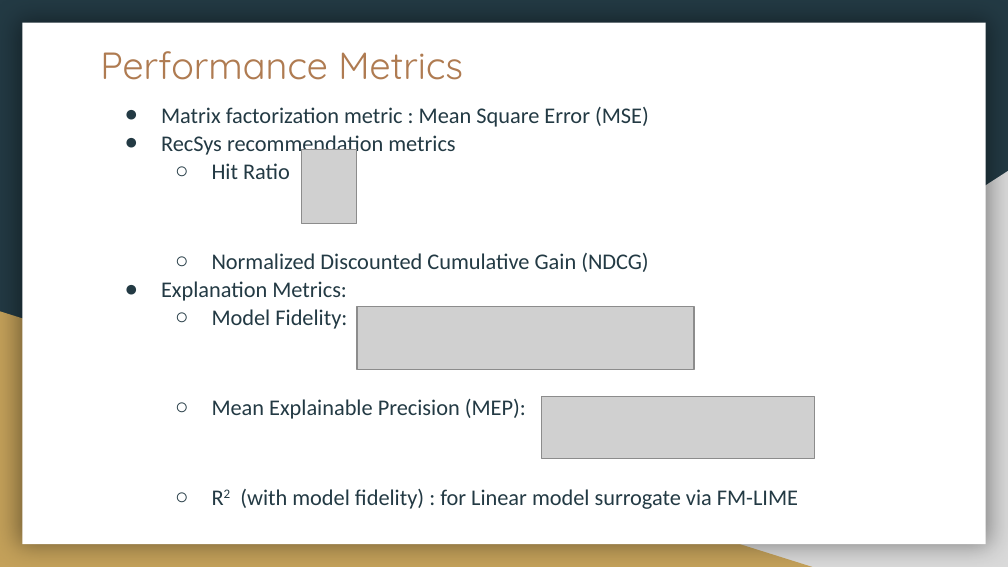
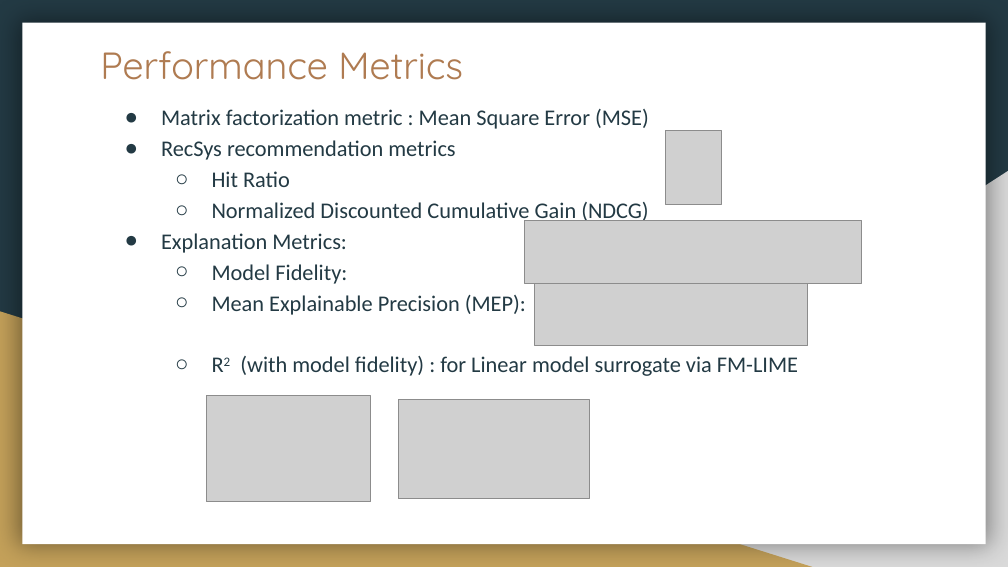
Before and after one commit to aidowu1/Hands-on-Intro-to-building-Explainability-for-RecSys, a slide deck: slide 44 of Presentation/Hands-on Intro to developing Explainability for Recommendation Systems.pptx (slide 43 before the commit). Drawn at 1008x567 pixels with LibreOffice and Linux fonts; fonts in the diff are those of the drawing; grey boxes stand for pictures. Boxes give left, top, right and bottom in pixels: in the first picture for what was removed or moved away, otherwise in the second. Text is boxed around its words. In the diff, an @@ line names an element or a change of style, - is before the commit and + after.

```diff
--- a/Presentation/Hands-on Intro to developing Explainability for Recommendation Systems.pptx
+++ b/Presentation/Hands-on Intro to developing Explainability for Recommendation Systems.pptx
@@ text "Matrix factorization metric : Mean ..." at (x1=161, y1=109, x2=798, y2=376): line spacing 1.05 to 1.15; less space between paragraphs @@
@@ picture moved from (x1=301, y1=149, x2=357, y2=224) to (x1=665, y1=130, x2=721, y2=205) @@
@@ picture moved from (x1=357, y1=306, x2=694, y2=369) to (x1=525, y1=221, x2=862, y2=283) @@
@@ picture moved from (x1=541, y1=396, x2=814, y2=458) to (x1=534, y1=284, x2=807, y2=346) @@
@@ picture added at (x1=207, y1=396, x2=372, y2=502) @@
@@ picture added at (x1=398, y1=399, x2=590, y2=499) @@
```
Also in this commit, not shown: 11 other slides changed, 5 slides added, 1 slide removed, 9 other files.
